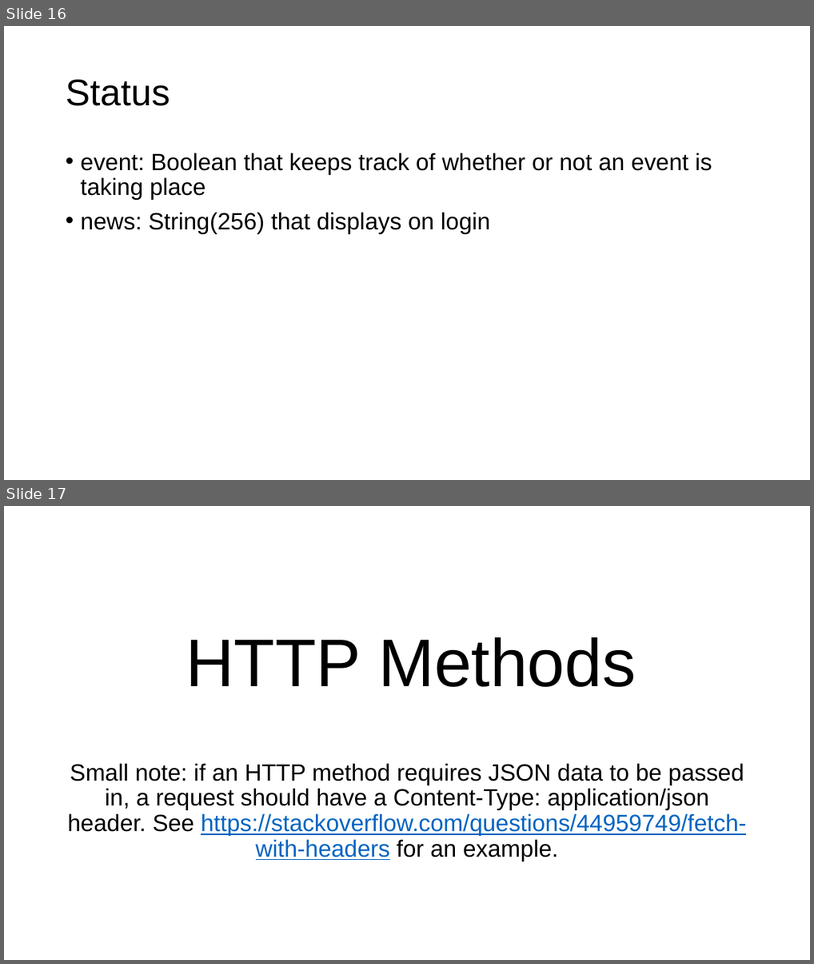
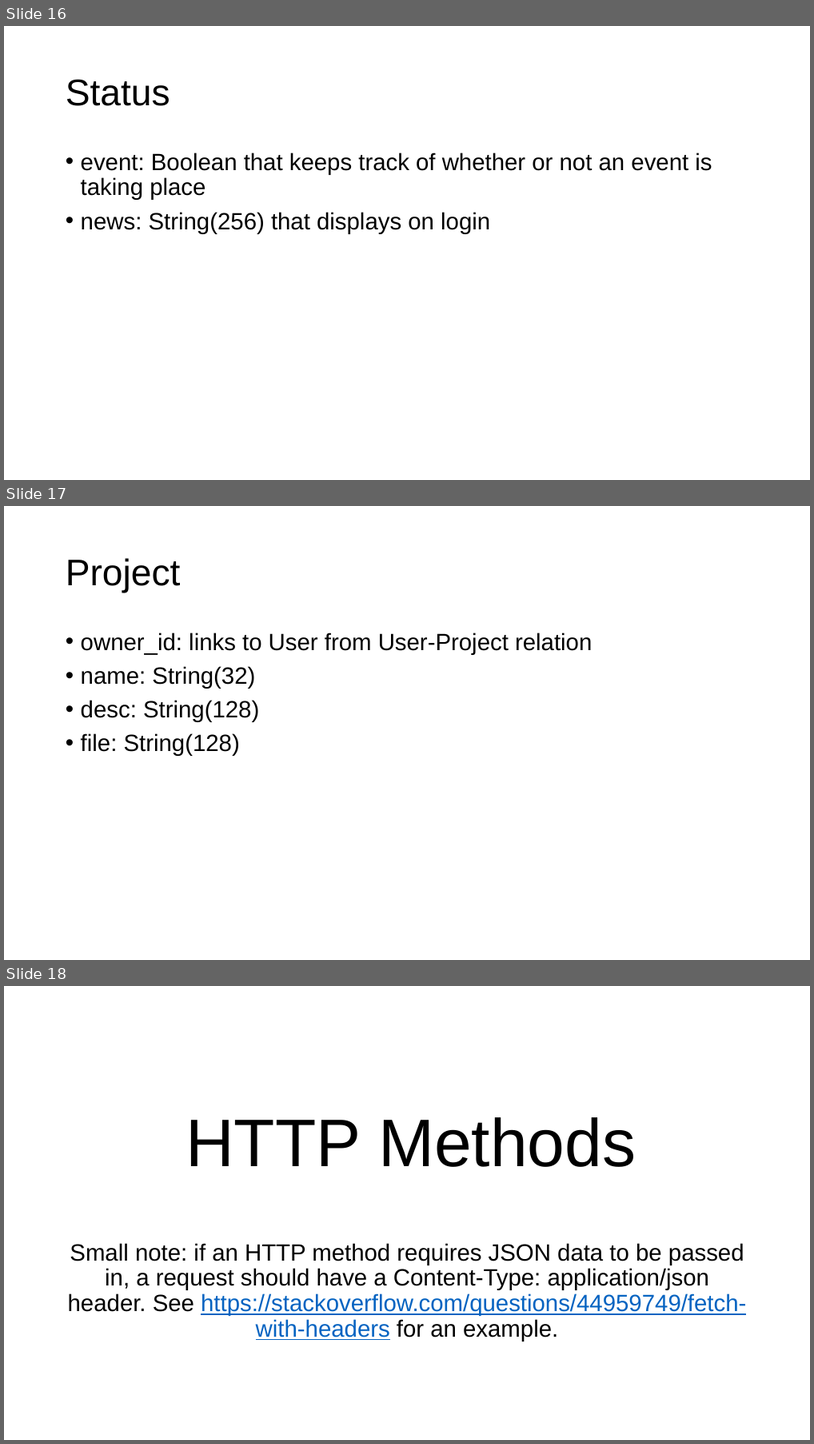
Before and after one commit to gmfk07/iu2018-backend, a slide deck: iu-spec-backend.pptx. Shown one above the other, each under a label of ours: slides 16 and 17 before the commit, slides 16, 17 and 18 after it. The pictures are 814x964 and 814x1444 pixels, drawn with LibreOffice and Linux fonts; fonts in the diff are those of the drawing. Boxes give left, top, right and bottom in pixels: in the first picture for what was removed or moved away, otherwise in the second. Text is boxed around its words. In the diff, an @@ line names an element or a change of style, - is before the commit and + after.

Commit message:
Added Projects, Updated Images

```diff
--- a/iu-spec-backend.pptx
+++ b/iu-spec-backend.pptx
@@ slide 17 added at (4,506,810,960), background #FFFFFF @@
@@ title added at (66,558,181,593), 44 pt, text #000000 @@
+Project
@@ text added at (81,632,592,756), 28 pt, text #000000 @@
+• owner_id: links to User from User-Project relation
+• name: String(32)
+• desc: String(128)
+• file: String(128)
@@ what was slide 17 is now slide 18 @@
```
Also in this commit, not shown: 2 slides changed, 1 other slide added, 4 other files.
